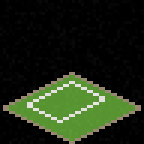
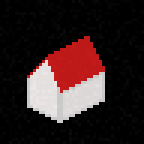
Two versions of the same layered image (144x144). Layer-by-layer changes:
added layer "Roof" above "Edges" over [27,36,105,93]
renamed "Noise #1" to "Edges", painted on it over [27,69,105,123]
removed layer "Edges" over [3,72,141,144]
added layer "Walls dark copy" above "Walls dark" over [63,75,102,117]
added layer "Walls dark" above "Walls" over [63,75,102,117]
added layer "Walls" above "Grass" over [30,57,102,117]
hid "Grass" over [9,75,135,141]
